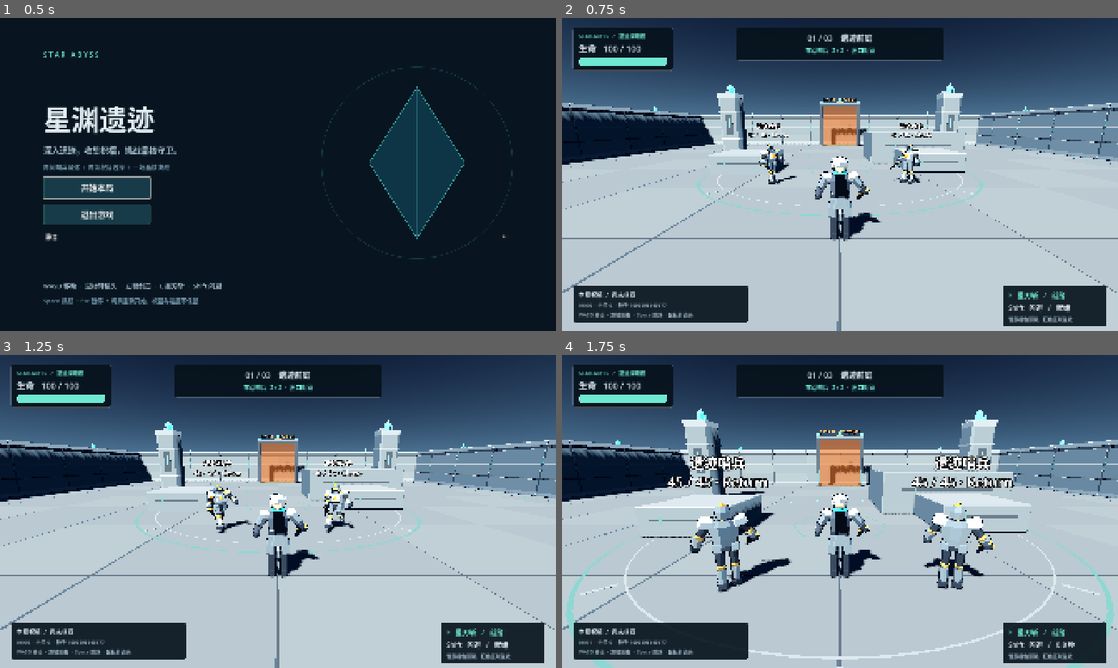
Above: before the commit, frames 1-4 (two rows, left to right).
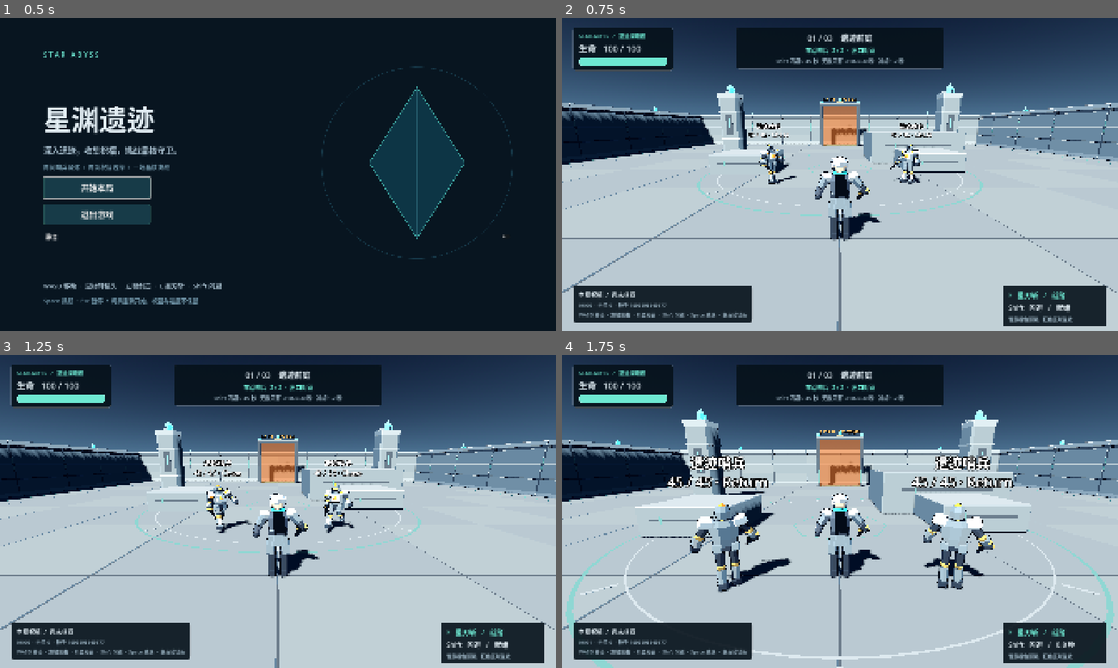
Above: after the commit, the same moments.

Repository: huey1/StarAbyss
Game: Godot game, scene res://scenes/ui/main_menu.tscn
The game is run twice, just before and just after one commit, with the same random seed, the same clock (stepped at 60 frames per second) and the same inputs.
Inputs (mouse positions are in pixels of both pictures, inside the frame that each line leads up to):
- Up to frame 1 (0.5 s): no input
- Up to frame 2 (0.75 s): click "开始本局" at 0.5 s
- Up to frame 3 (1.25 s): no input
- Up to frame 4 (1.75 s): move the mouse to (867, 511) at 1.27 s; hold W (move_forward) from 1.28 s (still down); hold Shift (dodge) from 1.28 s (still down); click (867, 511) at 1.42 s; tap Space (jump) at 1.52 s

Frame 1 is identical in both runs. In frame 2, 1.4% of the frame differs, in the area x 13-69%, y 12-98%; in frame 3, 1.4%; in frame 4, 1.4%.

Commit message:
docs: D2 数值文档评审结论（E-1 自相矛盾/E-2 受压模型/E-3 与实测冲突），C6 方案本期不执行
- 三处纠正全部 P0：烈焰 TTK 0% 却掉血改善 85.76% 逻辑矛盾；3哨兵受压仍按并发建模(实为 attack_coordinator 串行 1.53s)；'无法致死'基于利用率 65%+ 而实测仅 31-39%

- 保留有效结论：烈焰在哨兵房恒 0% 源于分段阈值(需 m>=1.607)；祝福强度极差过大

Diff:
--- a/godot/scripts/systems/run_ui.gd
+++ b/godot/scripts/systems/run_ui.gd
@@ -16,6 +16,10 @@
 var _dodge: Label
 var _dodge_confirm: Label
 var _dodge_confirm_timer: Timer
+var _onboarding: Label
+var _onboarding_timer: Timer
+var _shown_combat_hint: bool = false
+var _shown_heavy_hit_hint: bool = false
 var _scrim: ColorRect
 var _modal: VBoxContainer
 var _card_row: HBoxContainer
@@ -42,6 +46,7 @@
 	run.blessings.candidates_offered.connect(_on_candidates)
 	run.player.health.health_changed.connect(_on_health_changed)
 	run.player.health.blocked.connect(_on_player_blocked)
+	run.player.health.damaged.connect(_on_player_damaged)
 	run.player.telemetry_updated.connect(_on_telemetry)
 	run.boss_health_changed.connect(_on_boss_health_changed)
 	run.boss_action_changed.connect(_on_boss_action_changed)
@@ -75,6 +80,17 @@
 	_room.horizontal_alignment = HORIZONTAL_ALIGNMENT_CENTER
 	_objective = _label(room_rows, "", 20, CYAN)
 	_objective.horizontal_alignment = HORIZONTAL_ALIGNMENT_CENTER
+	# ONB-2/ONB-3 hints live in their own label. _objective is never rewritten: its text is
+	# locked by robustness_test.gd ("存活哨兵  2 / 2"), so onboarding must not touch it.
+	_onboarding = _label(room_rows, "", 18, MUTED)
+	_onboarding.name = "OnboardingHint"
+	_onboarding.horizontal_alignment = HORIZONTAL_ALIGNMENT_CENTER
+	_onboarding.visible = false
+	_onboarding_timer = Timer.new()
+	_onboarding_timer.name = "OnboardingHintTimer"
+	_onboarding_timer.one_shot = true
+	add_child(_onboarding_timer)
+	_onboarding_timer.timeout.connect(_on_onboarding_elapsed)
 	_boss_panel = _panel(screen, Vector2(-380, 166), Vector2(760, 126))
 	_boss_panel.name = "BossPanel"
 	_boss_panel.anchor_left = 0.5
@@ -102,7 +118,7 @@
 	var collection_rows: VBoxContainer = _rows(collection_panel)
 	_collection = _label(collection_rows, "", 21, INK)
 	_stats = _label(collection_rows, "", 17, MUTED)
-	_label(collection_rows, "WASD 移动  ·  左键剑击  ·  Space 跳跃  ·  鼠标转镜头", 17, MUTED)
+	_label(collection_rows, "WASD 移动  ·  左键剑击  ·  E 星刃斩  ·  Shift 闪避  ·  Space 跳跃  ·  鼠标转镜头", 17, MUTED)
 	var skills: PanelContainer = _panel(screen, Vector2(-400, -158), Vector2(364, 122))
 	skills.anchor_left = 1.0
 	skills.anchor_right = 1.0
@@ -186,9 +202,17 @@
 	_audio_toggle.visible = not choosing
 	_audio_toggle.set_pressed_no_signal(AudioServer.is_bus_mute(0))
 	match state:
+		RunManager.State.COMBAT:
+			# ONB-2: once per run, on the first live combat, spell out what a dodge actually is.
+			if not _shown_combat_hint:
+				_shown_combat_hint = true
+				_show_onboarding("Shift 闪避 0.45 秒 · 无敌只有 0.10–0.30 秒 · 冷却 1.2 秒", 6.0)
 		RunManager.State.CHOOSING:
 			_title.text = "选择你的祝福"
 			_subtitle.text = "第 %d 房已清除 · 战斗已暂停 · 选择后穿过出口继续" % (_run.room_index + 1)
+			# ONB-4: answer "第 3 个祝福去哪了" before it is asked (first pick of the run).
+			if _run.blessings.acquired.is_empty():
+				_subtitle.text += "\n本局祝福只能选 2 次（这是第 1 次）"
 		RunManager.State.PAUSED:
 			_title.text = "探索已暂停"
 			_subtitle.text = "战斗、冷却与本局计时已冻结"
@@ -295,6 +319,27 @@
 	_health_bar.value = current
 
 
+func _on_player_damaged(amount: int, _info: DamageInfo) -> void:
+	# ONB-3: only a Boss-grade hit (20+) earns the colour-legend hint, and only once.
+	# Colours are read from the shipped scene, not invented: sentinel.tscn:84-85 gives
+	# warning_color = Color(1, 0.45, 0.05) (orange) and active_color = Color(1, 0.12, 0.03) (red),
+	# and core_guardian.tscn inherits that scene.
+	if amount < 20 or _shown_heavy_hit_hint:
+		return
+	_shown_heavy_hit_hint = true
+	_show_onboarding("橙色是预警 · 红色才生效 · 走出红区可免伤", 6.0)
+
+
+func _show_onboarding(text: String, seconds: float) -> void:
+	_onboarding.text = text
+	_onboarding.visible = true
+	_onboarding_timer.start(seconds)
+
+
+func _on_onboarding_elapsed() -> void:
+	_onboarding.visible = false
+
+
 func _on_player_blocked(_info: DamageInfo) -> void:
 	# Only a deliberate dodge i-frame counts as "perfect"; post-hit protection is not a dodge.
 	if not _run.player.health.has_invulnerability_reason(&"dodge"):
Not shown, changed: docs/DESIGN_REVIEW.md
Not shown, changed: tools/balance_sim.py
